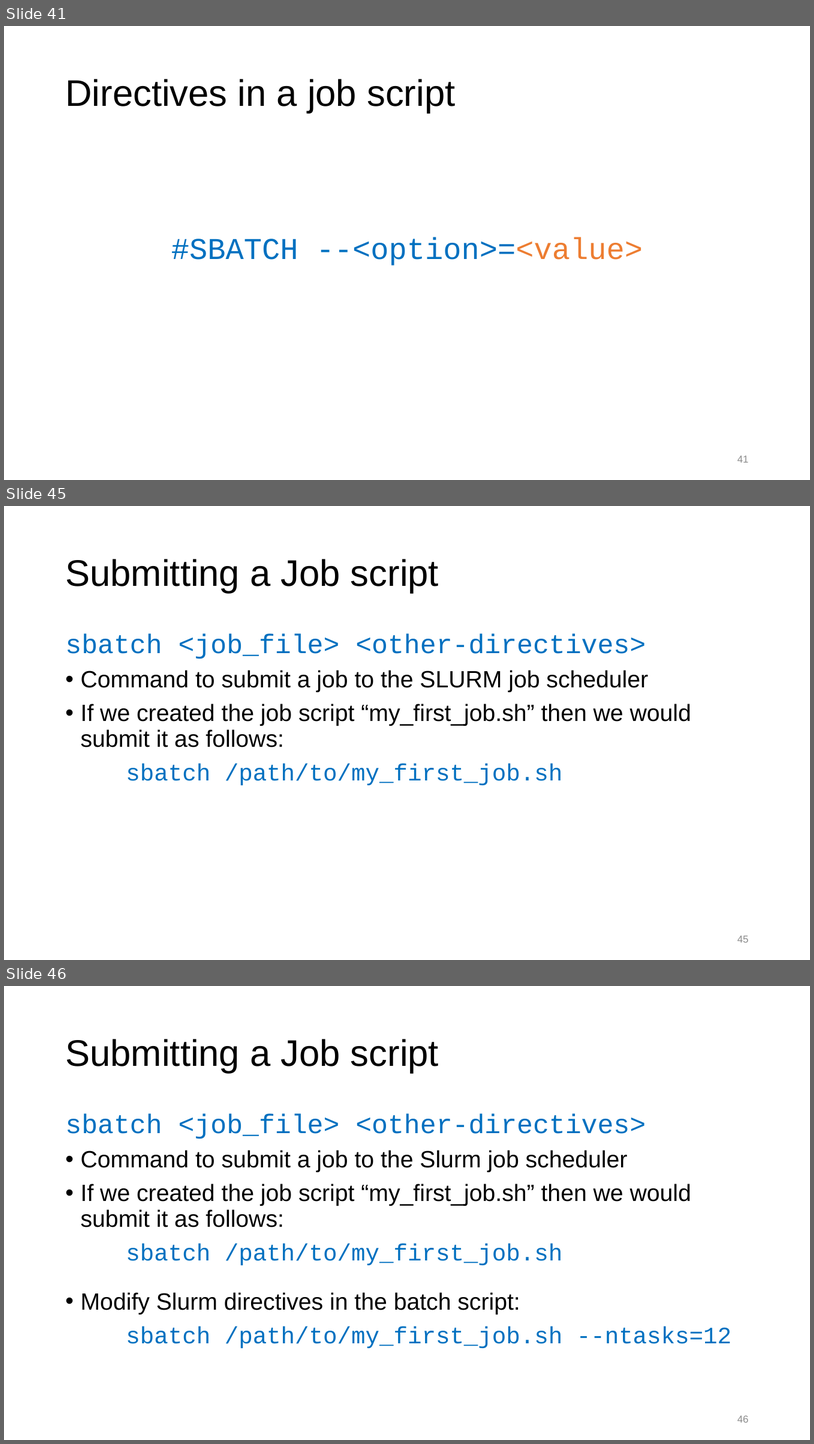
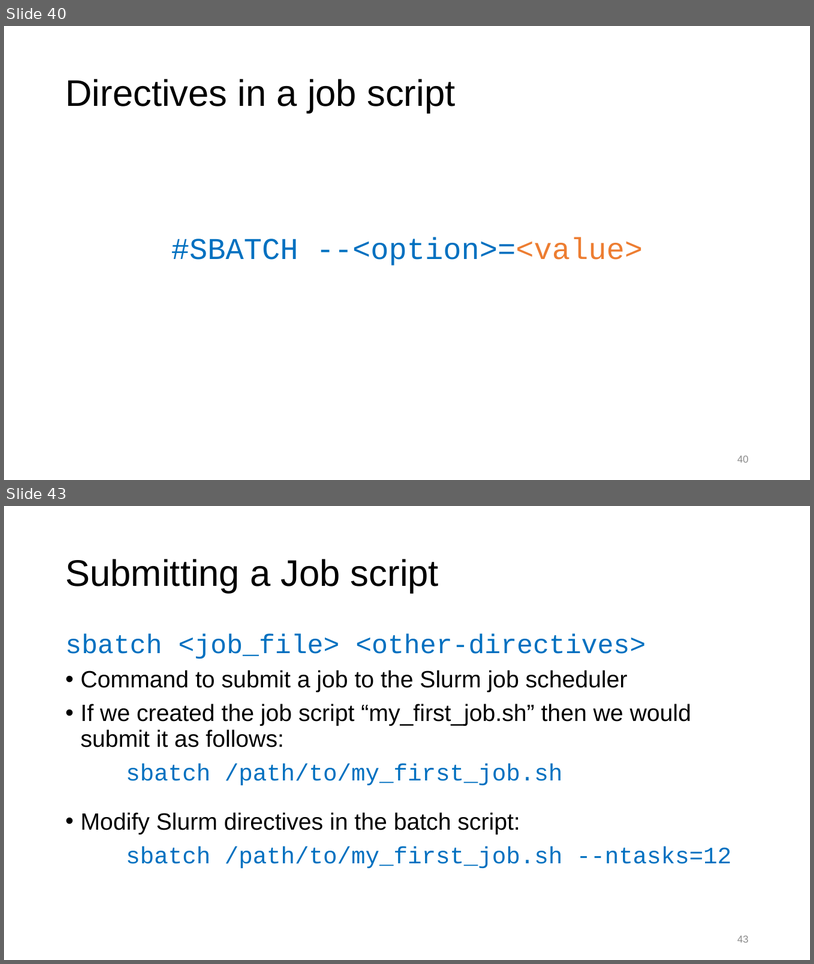
Before and after one commit to ResearchComputing/Getting_Started_With_Research_Computing, a slide deck: Command_Line_And_Job_Scheduling.pptx. Shown one above the other, each under a label of ours: slides 41, 45 and 46 before the commit, slides 40 and 43 after it; the slides between them are not shown. The pictures are 814x1444 and 814x964 pixels, drawn with LibreOffice and Linux fonts; fonts in the diff are those of the drawing; background and template pictures are left out. Boxes give left, top, right and bottom in pixels: in the first picture for what was removed or moved away, otherwise in the second. Text is boxed around its words. In the diff, an @@ line names an element or a change of style, - is before the commit and + after.

Commit message:
make text formatting for all code and headings the same, remove duplicate slides

```diff
--- a/Command_Line_And_Job_Scheduling.pptx
+++ b/Command_Line_And_Job_Scheduling.pptx
@@ slide 45 removed at (4,506,810,960), background #FFFFFF @@
@@ title removed at (65,559,439,593) @@
-Submitting a Job script
@@ text removed at (65,634,692,785) @@
-sbatch <job_file> <other-directives>
-• Command to submit a job to the SLURM job scheduler
-• If we created the job script “my_first_job.sh” then we would submit it as follows:
-sbatch /path/to/my_first_job.sh
@@ page number removed at (738,935,749,942) @@
-45
@@ what was slide 41 is now slide 40 @@
@@ page number at (738,455,749,462): text changed @@
-41
+40
@@ what was slide 46 is now slide 43 @@
@@ page number at (738,935,749,942): text changed @@
-46
+43
```
Also in this commit, not shown: 13 slides changed, 2 other slides removed, 1 other file.
